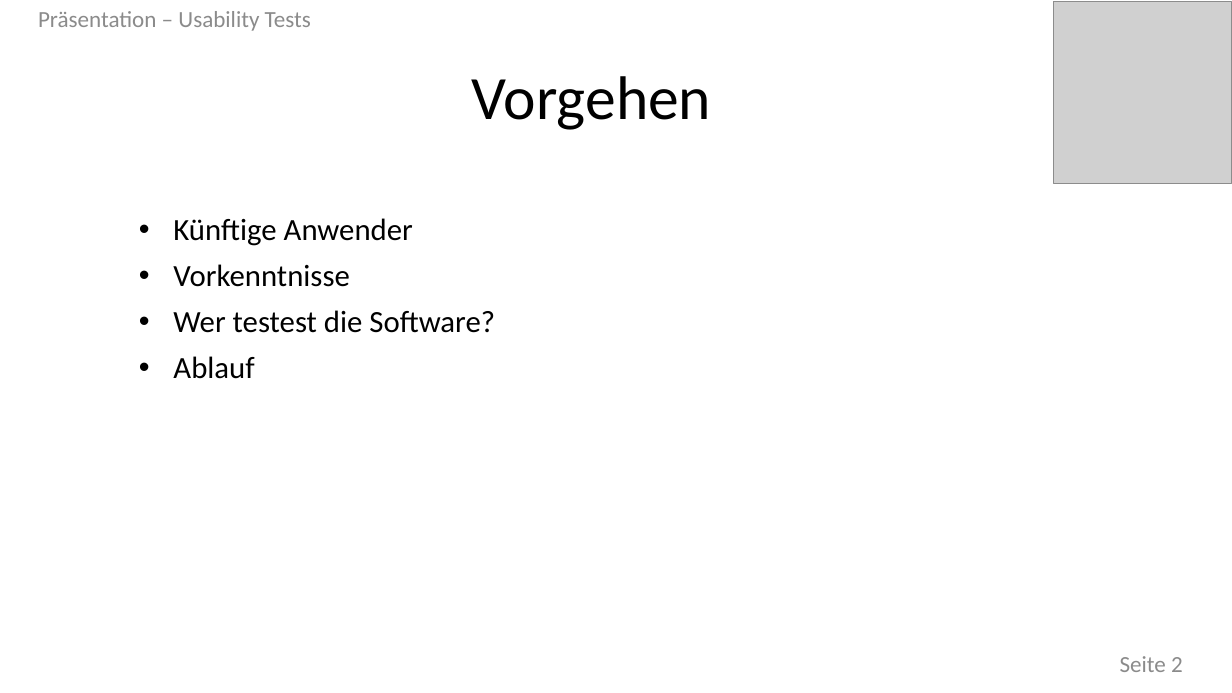
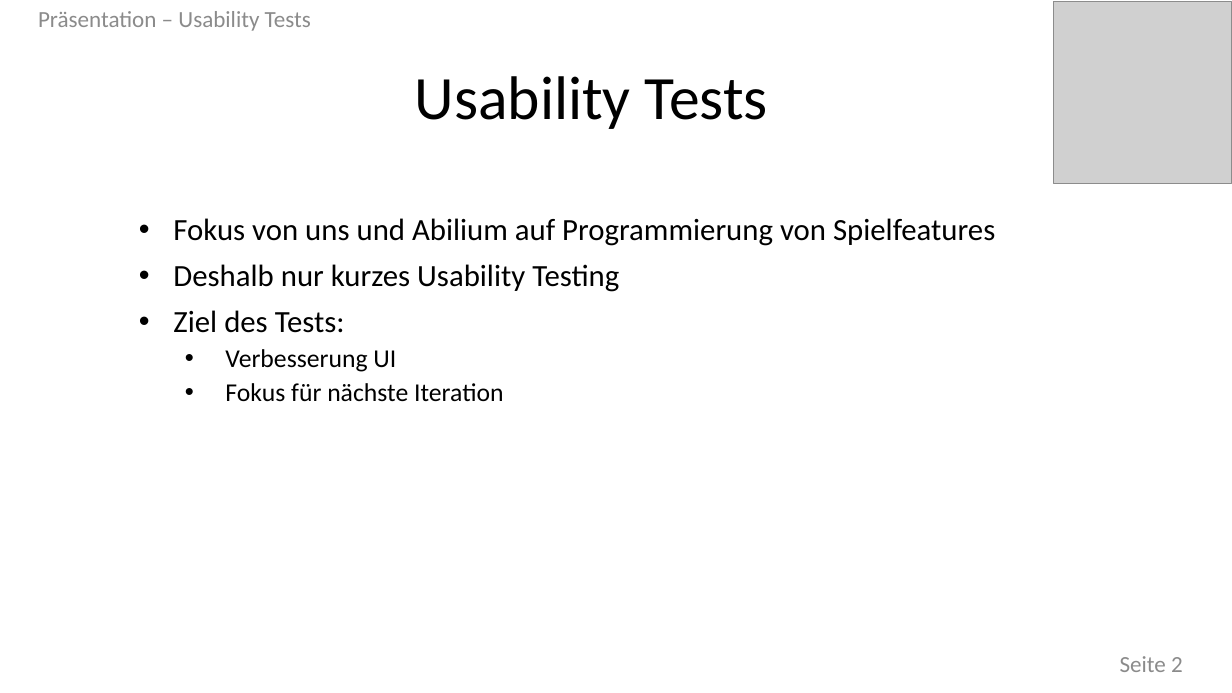
Before and after one commit to joeftiger/PSE-Bee-Game, a slide deck: slide 2 of Presentation - Usability Tests.pptx. Drawn at 1232x693 pixels with LibreOffice and Linux fonts; fonts in the diff are those of the drawing; grey boxes stand for pictures. Boxes give left, top, right and bottom in pixels: in the first picture for what was removed or moved away, otherwise in the second. Text is boxed around its words. In the diff, an @@ line names an element or a change of style, - is before the commit and + after.

```diff
--- a/Presentation - Usability Tests.pptx
+++ b/Presentation - Usability Tests.pptx
@@ text at <box>415,76,768,129</box>: text changed @@
-Vorgehen
+Usability Tests
@@ text at <box>173,218,995,402</box>: text changed @@
-• Künftige Anwender
-• Vorkenntnisse
-• Wer testest die Software?
-• Ablauf
+• Fokus von uns und Abilium auf Programmierung von Spielfeatures
+• Deshalb nur kurzes Usability Testing
+• Ziel des Tests:
+  • Verbesserung UI
+  • Fokus für nächste Iteration
```
Also in this commit, not shown: 3 other slides changed, 5 slides added, 1 slide removed.
